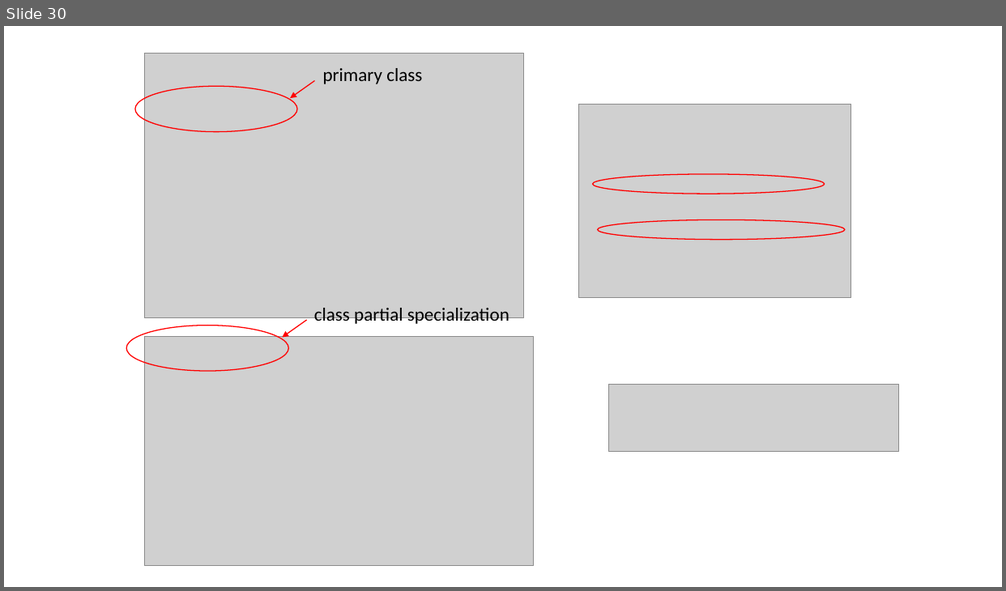
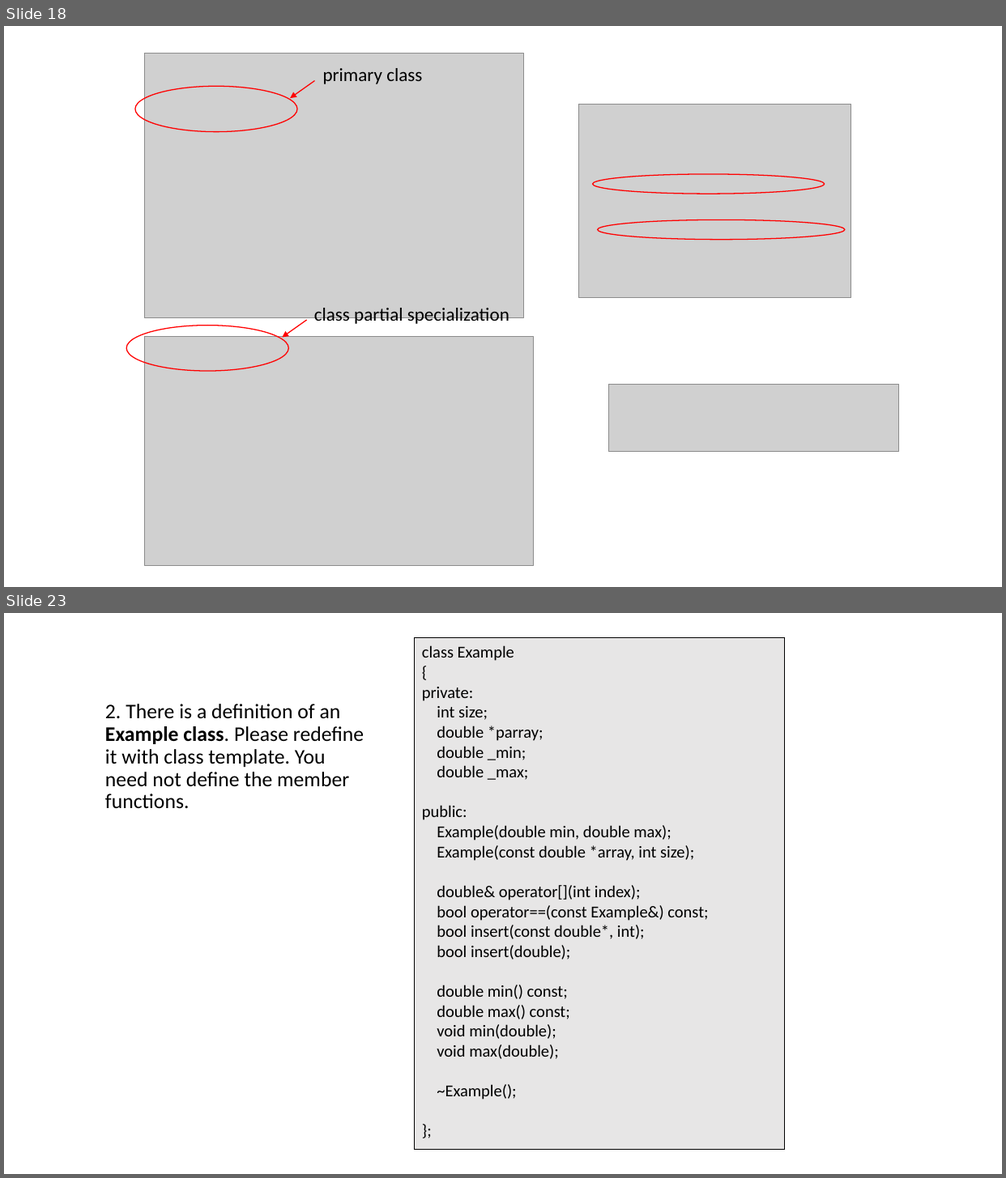
Before and after one commit to ShiqiYu/CPP, a slide deck: week13/Lab13.pptx. Shown one above the other, each under a label of ours: slide 30 before the commit, slides 18 and 23 after it; the slides between them are not shown. The pictures are 1006x591 and 1006x1178 pixels, drawn with LibreOffice and Linux fonts; fonts in the diff are those of the drawing; grey boxes stand for pictures; background and template pictures are left out. Boxes give left, top, right and bottom in pixels: in the first picture for what was removed or moved away, otherwise in the second. Text is boxed around its words. In the diff, an @@ line names an element or a change of style, - is before the commit and + after.

```diff
--- a/week13/Lab13.pptx
+++ b/week13/Lab13.pptx
@@ slide 23 added at box(4, 613, 1002, 1174), background #FFFFFF @@
@@ rectangle added at box(414, 637, 784, 1149), fill #E7E6E6, outline #000000 0.75 pt, 16 pt, text #000000 @@
+class Example
+{
+private:
+int size;
+double *parray;
+double _min;
+double _max;
+public:
+Example(double min, double max);
+Example(const double *array, int size);
+double& operator[](int index);
+bool operator==(const Example&) const;
+bool insert(const double*, int);
+bool insert(double);
+double min() const;
+double max() const;
+void min(double);
+void max(double);
+~Example();
+};
@@ text added at box(105, 704, 364, 809), 20 pt, text #000000 @@
+2. There is a definition of an Example class. Please redefine it with class template. You need not define the member functions.
@@ what was slide 30 is now slide 18 @@
```
Also in this commit, not shown: 10 slides changed, 2 other slides added, 14 slides removed, 3 other files.
